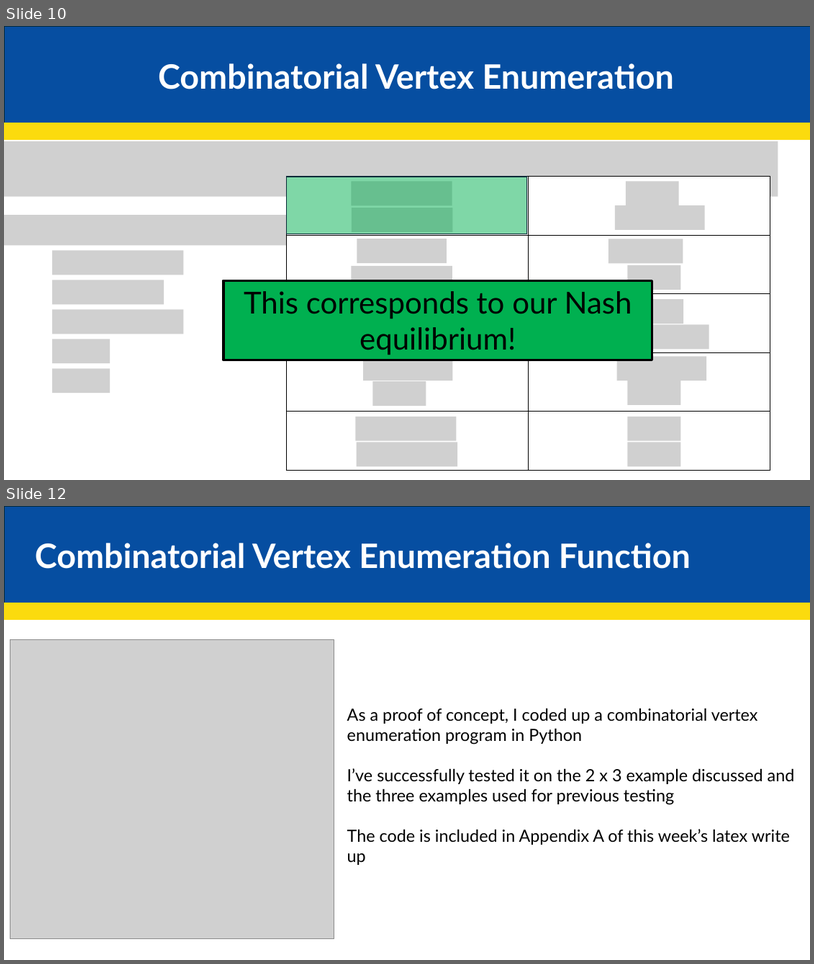
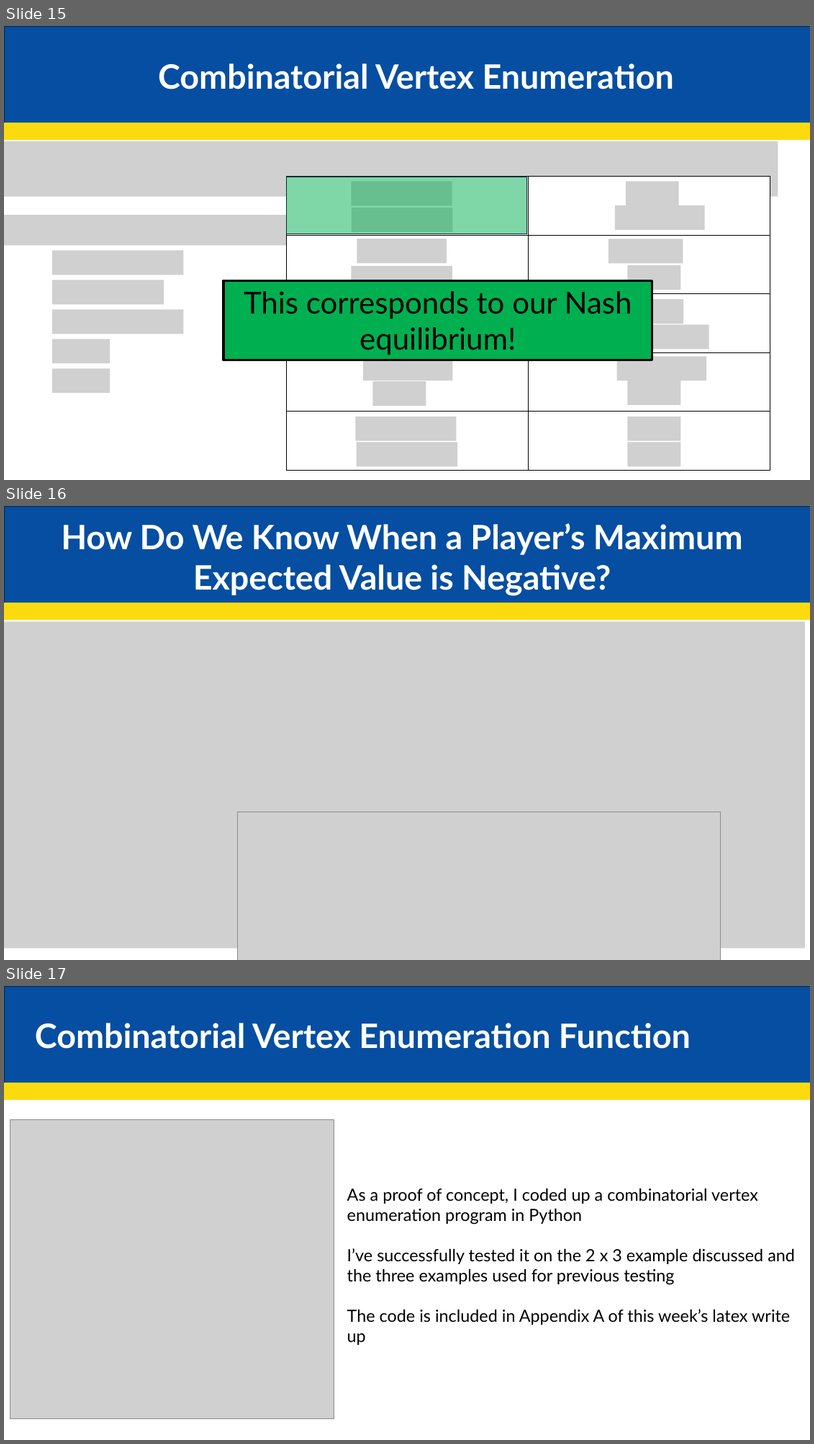
Before and after one commit to JakeCisc210/Candidacy, a slide deck: Reading Course/Presentations/Game Theory Five.pptx. Shown one above the other, each under a label of ours: slides 10 and 12 before the commit, slides 15, 16 and 17 after it; the slides between them are not shown. The pictures are 814x964 and 814x1444 pixels, drawn with LibreOffice and Linux fonts; fonts in the diff are those of the drawing; grey boxes stand for pictures. Boxes give left, top, right and bottom in pixels: in the first picture for what was removed or moved away, otherwise in the second. Text is boxed around its words. In the diff, an @@ line names an element or a change of style, - is before the commit and + after.

```diff
--- a/Reading Course/Presentations/Game Theory Five.pptx
+++ b/Reading Course/Presentations/Game Theory Five.pptx
@@ slide 16 added at bbox=[4, 506, 810, 960], background #FFFFFF @@
@@ rectangle added at bbox=[5, 506, 810, 602], fill #064EA1, outline #092A39 1.5 pt @@
@@ text added at bbox=[61, 523, 743, 596], 40 pt, text #FFFFFF, bold @@
+How Do We Know When a Player’s Maximum Expected Value is Negative?
@@ rectangle added at bbox=[4, 602, 810, 619], fill #FBDB0E, outline #FBDB0E 1.5 pt @@
@@ picture added at bbox=[4, 621, 805, 948] @@
@@ picture added at bbox=[237, 811, 721, 960] @@
@@ what was slide 10 is now slide 15 @@
@@ what was slide 12 is now slide 17 @@
```
Also in this commit, not shown: 1 slide changed, 5 other slides added, 1 slide removed.
